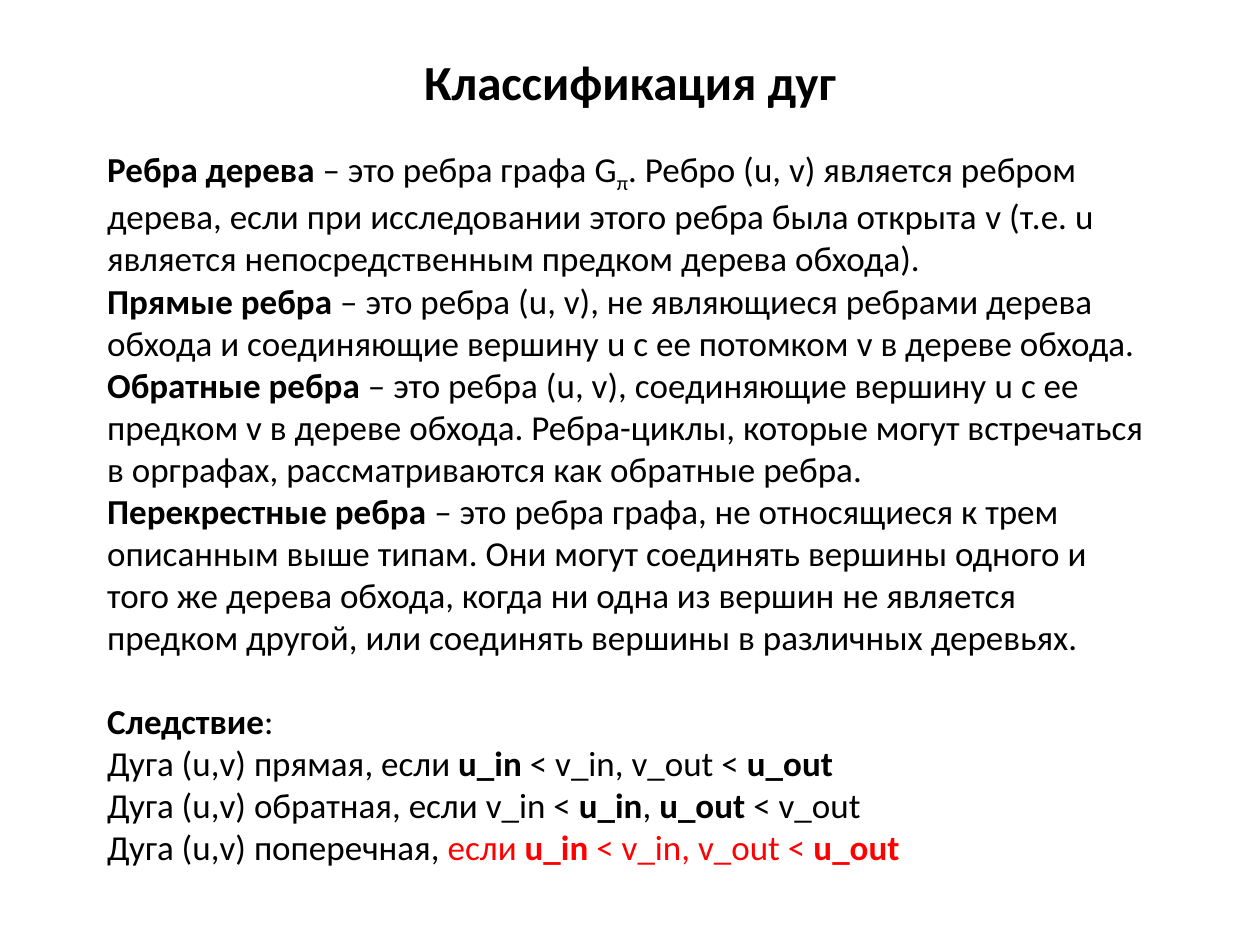
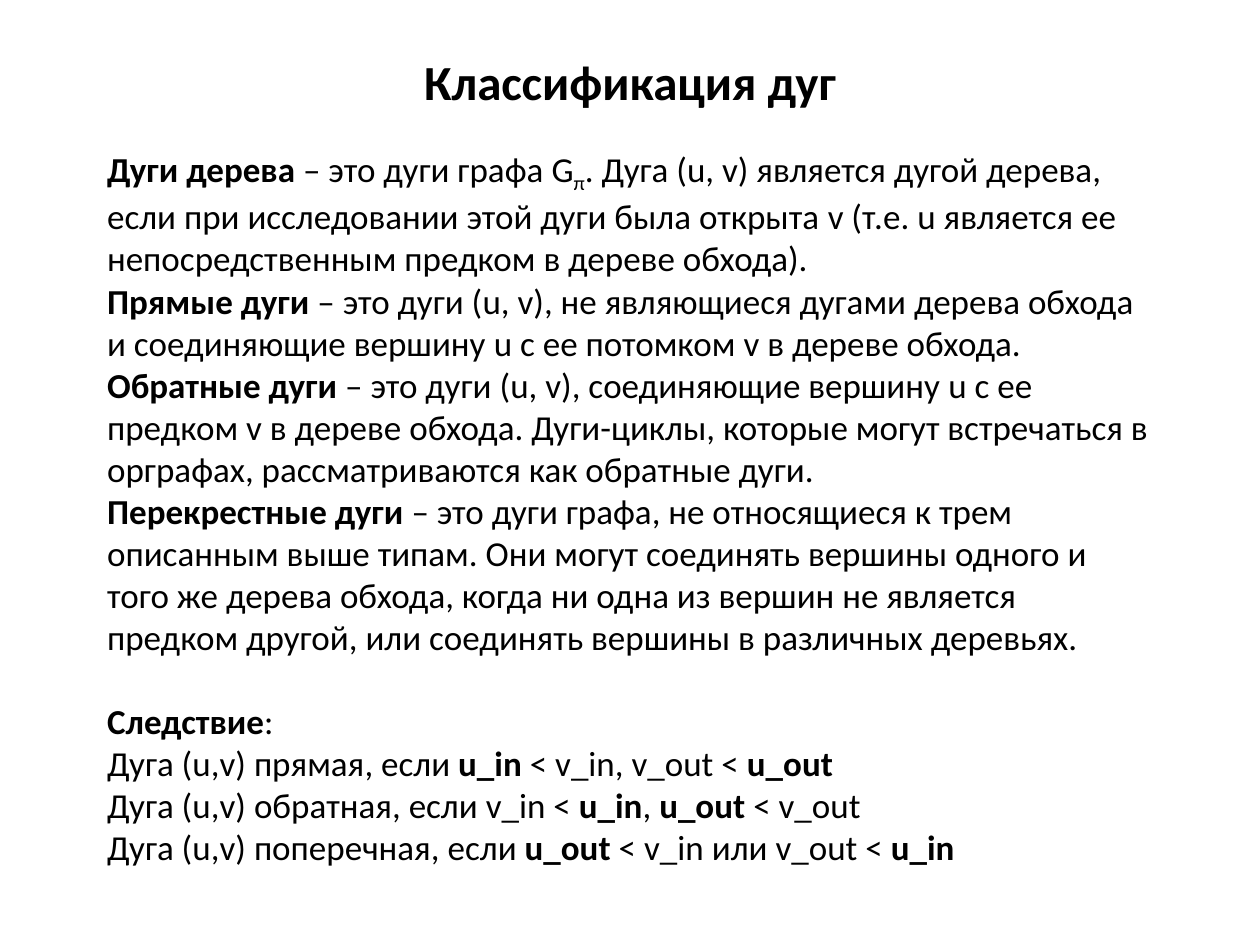
Before and after one commit to SteinbergOB/ANG, a slide deck: slide 45 of Презентации/Лекция 1.pptx (slide 50 before the commit). Drawn at 1260x945 pixels with LibreOffice and Linux fonts; fonts in the diff are those of the drawing. Boxes give left, top, right and bottom in pixels: in the first picture for what was removed or moved away, otherwise in the second. Text is boxed around its words. In the diff, an @@ line names an element or a change of style, - is before the commit and + after.

```diff
--- a/Презентации/Лекция 1.pptx
+++ b/Презентации/Лекция 1.pptx
@@ title at [107, 156, 1148, 866]: text changed @@
-Ребра дерева – это ребра графа Gπ. Ребро (u, v) является ребром дерева, если при исследовании этого ребра была открыта v (т.е. u является непосредственным предком дерева обхода).
-Прямые ребра – это ребра (u, v), не являющиеся ребрами дерева обхода и соединяющие вершину u с ее потомком v в дереве обхода.
-Обратные ребра – это ребра (u, v), соединяющие вершину u с ее предком v в дереве обхода. Ребра-циклы, которые могут встречаться в орграфах, рассматриваются как обратные ребра.
-Перекрестные ребра – это ребра графа, не относящиеся к трем описанным выше типам. Они могут соединять вершины одного и того же дерева обхода, когда ни одна из вершин не является предком другой, или соединять вершины в различных деревьях.
-Следствие:
-Дуга (u,v) прямая, если u_in < v_in, v_out < u_out
-Дуга (u,v) обратная, если v_in < u_in, u_out < v_out
-Дуга (u,v) поперечная, если u_in < v_in, v_out < u_out
+Дуги дерева – это дуги графа Gπ. Дуга (u, v) является дугой дерева, если при исследовании этой дуги была открыта v (т.е. u является ее непосредственным предком в дереве обхода).
+Прямые дуги – это дуги (u, v), не являющиеся дугами дерева обхода и соединяющие вершину u с ее потомком v в дереве обхода.
+Обратные дуги – это дуги (u, v), соединяющие вершину u с ее предком v в дереве обхода. Дуги-циклы, которые могут встречаться в орграфах, рассматриваются как обратные дуги.
+Перекрестные дуги – это дуги графа, не относящиеся к трем описанным выше типам. Они могут соединять вершины одного и того же дерева обхода, когда ни одна из вершин не является предком другой, или соединять вершины в различных деревьях.
+Следствие:
+Дуга (u,v) прямая, если u_in < v_in, v_out < u_out
+Дуга (u,v) обратная, если v_in < u_in, u_out < v_out
+Дуга (u,v) поперечная, если u_out < v_in или v_out < u_in
```
Also in this commit, not shown: 8 other slides changed, 2 slides added, 14 slides removed, 2 other files.
